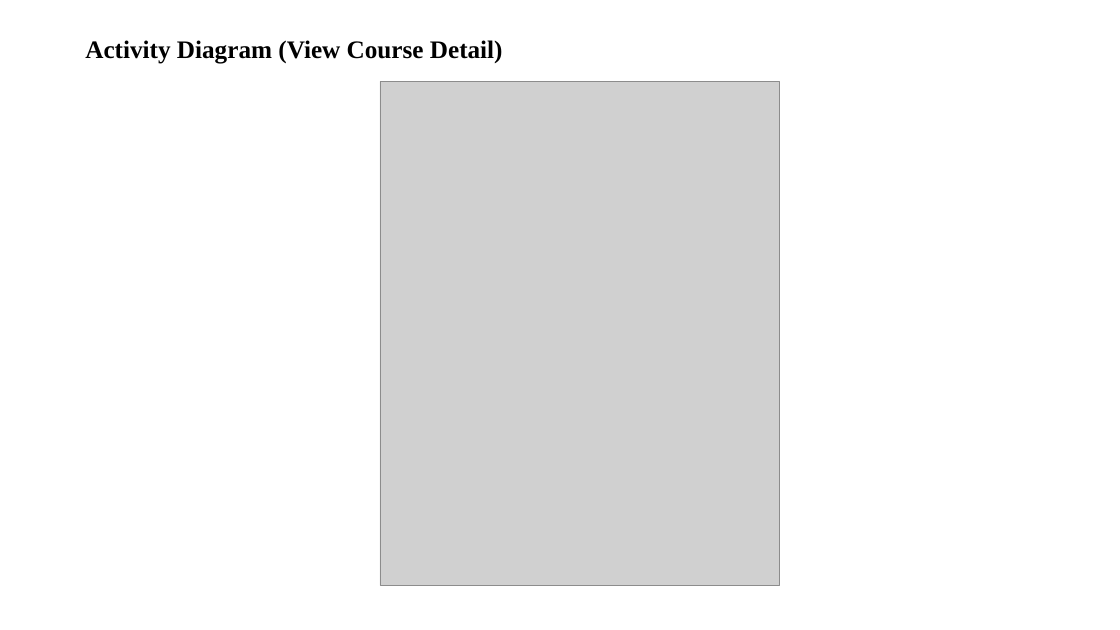
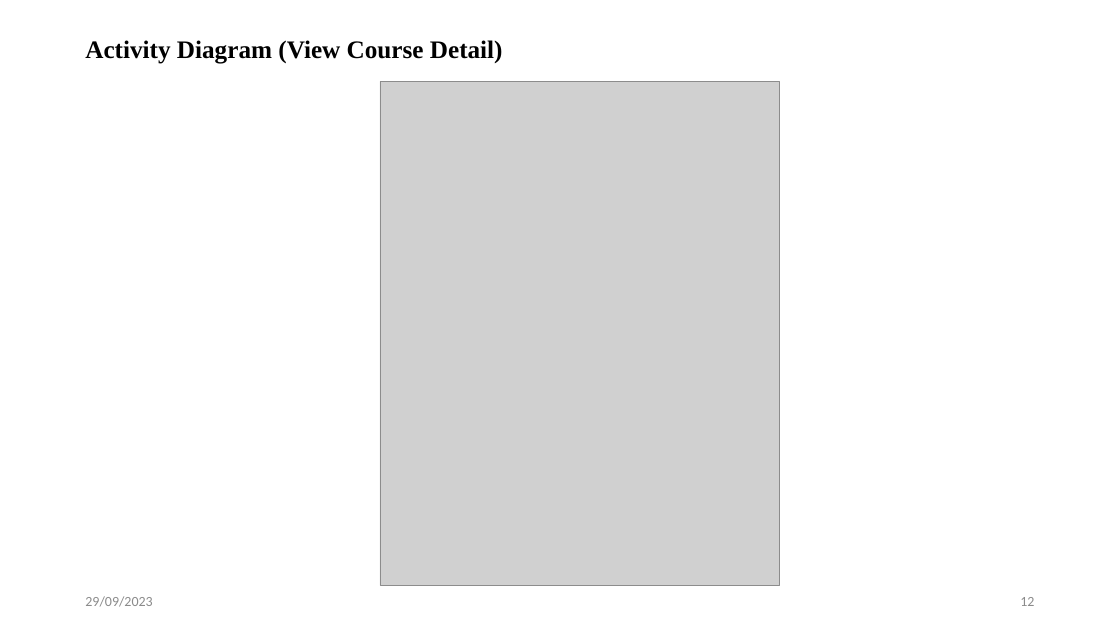
Before and after one commit to iprosenjitp/Tech-School, a slide deck: slide 12 of Materials/Mid Defense.pptx (slide 6 before the commit). Drawn at 1120x630 pixels with LibreOffice and Linux fonts; fonts in the diff are those of the drawing; grey boxes stand for pictures. Boxes give left, top, right and bottom in pixels: in the first picture for what was removed or moved away, otherwise in the second. Text is boxed around its words. In the diff, an @@ line names an element or a change of style, - is before the commit and + after.

```diff
--- a/Materials/Mid Defense.pptx
+++ b/Materials/Mid Defense.pptx
@@ text added at bbox=[85, 596, 152, 607], 12 pt, text #8C8C8C @@
+29/09/2023
@@ page number added at bbox=[1020, 597, 1034, 606], 12 pt, text #8C8C8C @@
+12
```
Also in this commit, not shown: 27 other slides changed, 6 slides added.
